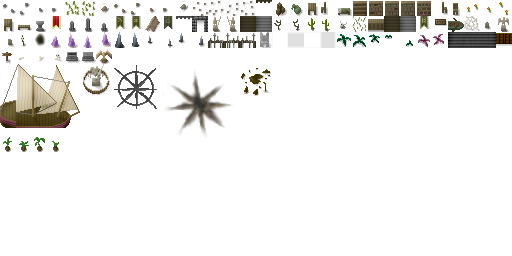
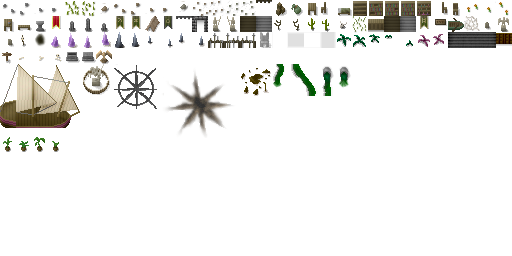
Layer changes from the first 512 x 256 image to the second:
painted on "shade" over [273, 64, 351, 96]
